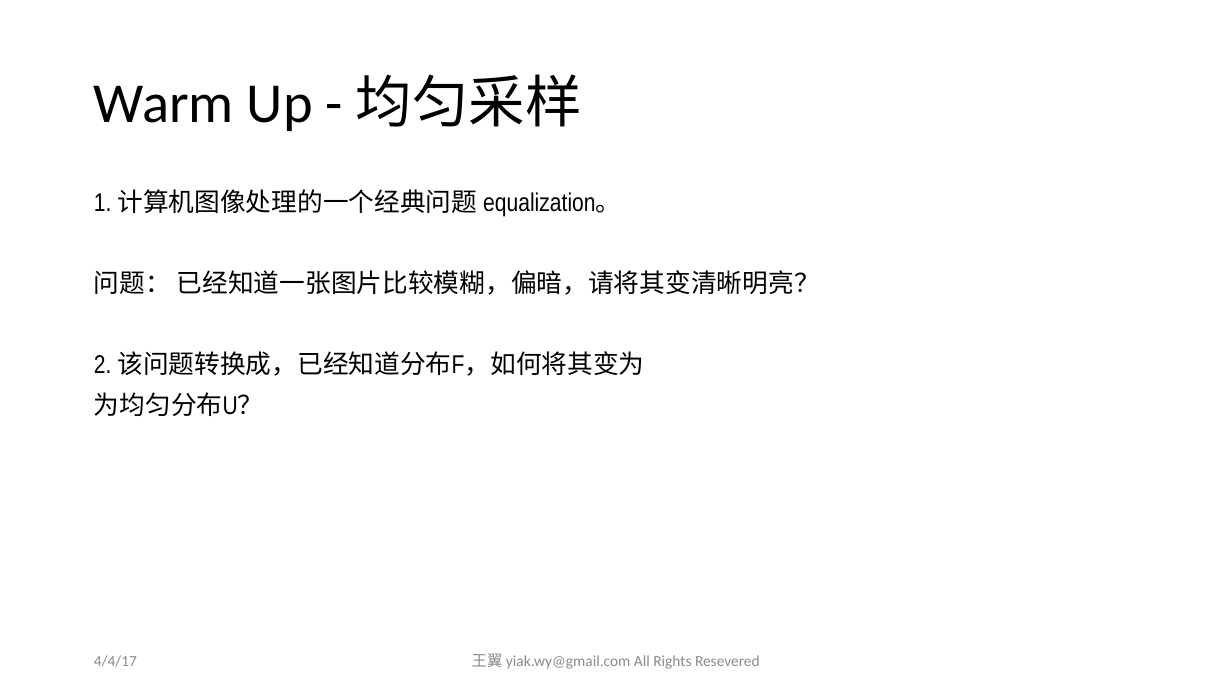
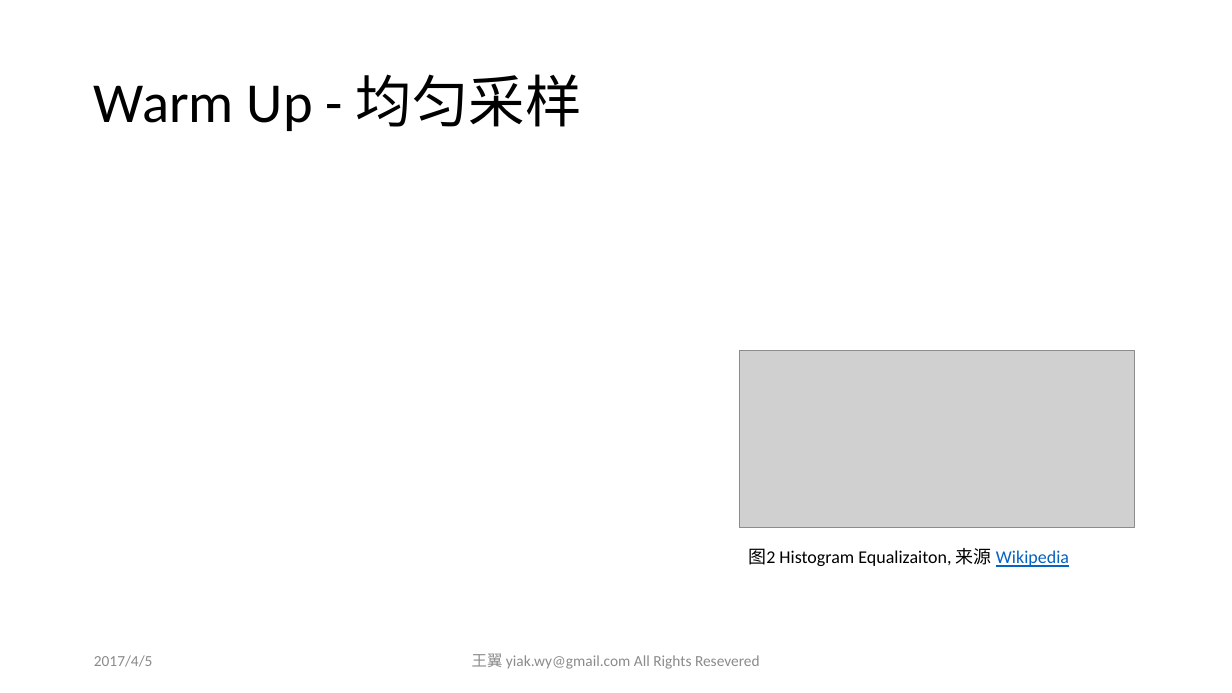
Before and after one commit to yiakwy/yiakwy.github.io, a slide deck: slide 30 of Computing Random Variables/Computing Random Variables.pptx (slide 31 before the commit). Drawn at 1232x693 pixels with LibreOffice and Linux fonts; fonts in the diff are those of the drawing; grey boxes stand for pictures. Boxes give left, top, right and bottom in pixels: in the first picture for what was removed or moved away, otherwise in the second. Text is boxed around its words. In the diff, an @@ line names an element or a change of style, - is before the commit and + after.

```diff
--- a/Computing Random Variables/Computing Random Variables.pptx
+++ b/Computing Random Variables/Computing Random Variables.pptx
@@ text removed at (94, 189, 820, 416) @@
-1. 计算机图像处理的一个经典问题 equalization。
-问题： 已经知道一张图片比较模糊，偏暗，请将其变清晰明亮？
-2. 该问题转换成，已经知道分布F，如何将其变为
-为均匀分布U？
@@ picture added at (739, 350, 1135, 528) @@
@@ text added at (748, 548, 1069, 567), 14 pt, text #000000 @@
+图2 Histogram Equalizaiton, 来源 Wikipedia
@@ text at (94, 655, 153, 667): text changed @@
-4/4/17
+2017/4/5
```
Also in this commit, not shown: 34 other slides changed, 20 slides added.
